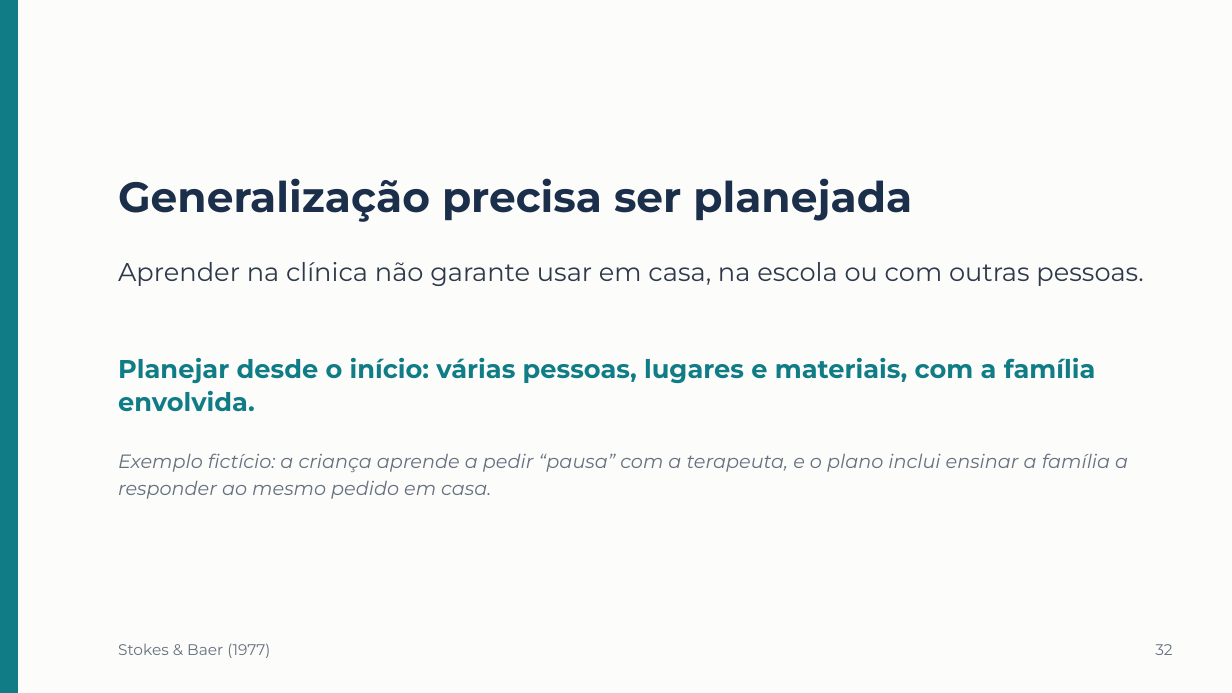
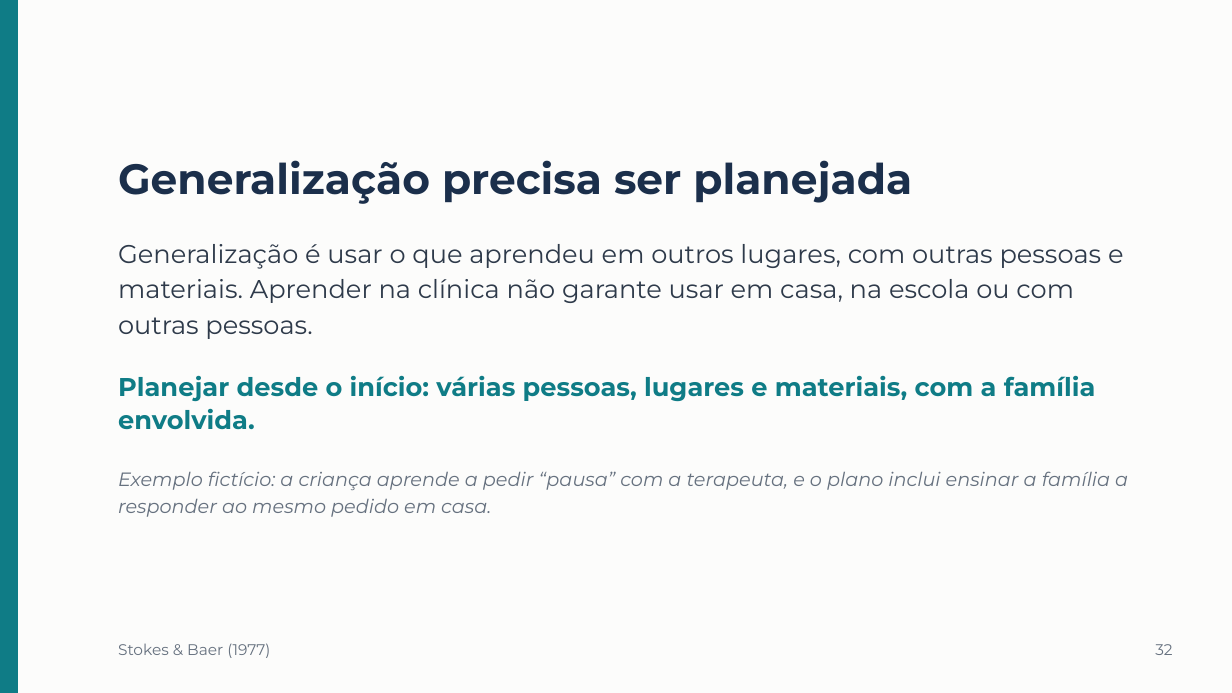
Before and after one commit to betinabinatti/CORE_WORKSHOP_ABA_TEA.md, a slide deck: slide 35 of workshop-aba-tea-lacc/apresentacao/Apresentacao_Workshop_ABA_TEA.pptx. Drawn at 1232x693 pixels with LibreOffice and Linux fonts; fonts in the diff are those of the drawing. Boxes give left, top, right and bottom in pixels: in the first picture for what was removed or moved away, otherwise in the second. Text is boxed around its words. In the diff, an @@ line names an element or a change of style, - is before the commit and + after.

```diff
--- a/workshop-aba-tea-lacc/apresentacao/Apresentacao_Workshop_ABA_TEA.pptx
+++ b/workshop-aba-tea-lacc/apresentacao/Apresentacao_Workshop_ABA_TEA.pptx
@@ text "Generalização precisa ser planejada": place and size @@
-text "Generalização precisa ser planejada" at [118,178,912,222]
+text "Generalização precisa ser planejada" at [118,160,912,204]
@@ text at [118,244,1124,339]: text changed @@
-Aprender na clínica não garante usar em casa, na escola ou com outras pessoas.
+Generalização é usar o que aprendeu em outros lugares, com outras pessoas e materiais. Aprender na clínica não garante usar em casa, na escola ou com outras pessoas.
@@ text "Planejar desde o início: várias ...": place and size @@
-text "Planejar desde o início: várias ..." at [118,357,1096,412]
+text "Planejar desde o início: várias ..." at [118,375,1096,430]
@@ text "Exemplo fictício: a criança aprende ...": place and size @@
-text "Exemplo fictício: a criança aprende ..." at [118,453,1128,499]
+text "Exemplo fictício: a criança aprende ..." at [118,471,1128,517]
```
Also in this commit, not shown: 26 other slides changed, 1 slide added, 2 slides removed, 40 other files.
